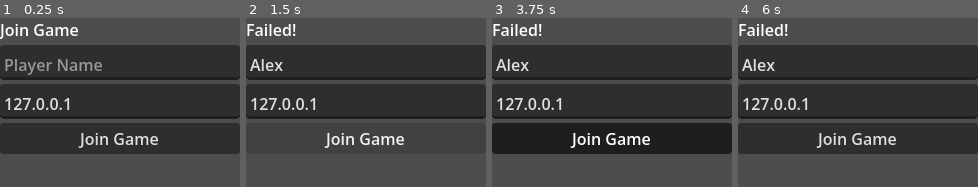
Above: before the commit, frames 1-4 (left to right).
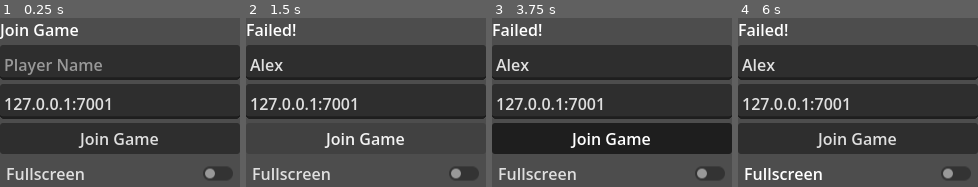
Above: after the commit, the same moments.

Repository: eikap/ggj-2026
Game: Godot game, scene res://Scenes/NetworkTest/LobbyTest.tscn
Two runs of this game, one before a commit and one after it. Both use one fixed random seed, a clock stepped at 60 frames per second and the inputs below.
Inputs (mouse positions are in pixels of both pictures, inside the frame that each line leads up to):
- Up to frame 1 (0.25 s): no input
- Up to frame 2 (1.5 s): click (366, 61) at 0.52 s; type "Alex" at 0.6 s; click "Join Game" at 1.25 s
- Up to frame 3 (3.75 s): move the mouse to (outside the picture) at 2.02 s; click (outside the picture) at 2.17 s; move the mouse to (outside the picture) at 2.77 s; click (outside the picture) at 2.92 s; move the mouse to (636, 137) at 3.52 s; click (636, 137) at 3.67 s
- Up to frame 4 (6 s): move the mouse to (outside the picture) at 4.27 s; click (outside the picture) at 4.42 s; move the mouse to (outside the picture) at 5.02 s; click (outside the picture) at 5.17 s; move the mouse to (786, 166) at 5.77 s; click (786, 166) at 5.92 s

The runs differ from the first frame. In frame 1, 2.4% of the frame differs, in the area x 2-98%, y 47-96%; in frame 2, 2.4%; in frame 3, 2.4%; in frame 4, 2.4%.

Commit message:
Added random player names

Diff:
--- /dev/null
+++ b/Assets/player_names.json
@@ -0,0 +1,46 @@
+{
+  "adjectives": [
+	"Swift",
+	"Mighty",
+	"Silent",
+	"Glorious",
+	"Cunning",
+	"Fierce",
+	"Brave",
+	"Sly",
+	"Vivid",
+	"Radiant",
+	"Epic",
+	"Lucky",
+	"Sturdy",
+	"Witty",
+	"Nimble",
+	"Bold",
+	"Shimmering",
+	"Thunderous",
+	"Pixelated",
+    "Quantum"
+  ],
+  "nouns": [
+	"Knight",
+	"Dragon",
+	"Wizard",
+	"Rogue",
+	"Guardian",
+	"Assassin",
+	"Sphinx",
+	"Vampire",
+	"Phoenix",
+	"Golem",
+	"Centaur",
+	"Ninja",
+	"Samurai",
+	"Goblin",
+	"Bard",
+	"Paladin",
+	"Mushroom",
+	"Waffle",
+	"Cactus",
+    "Banana"
+  ]
+}
--- a/Scenes/NetworkTest/LobbyTest.tscn
+++ b/Scenes/NetworkTest/LobbyTest.tscn
@@ -10,6 +10,7 @@
 ipInput = NodePath("VBoxContainer/IP")
 playerNameInput = NodePath("VBoxContainer/PlayerName")
 gameScene = "res://Scenes/Game.tscn"
+playerNames = "res://Assets/player_names.json"
 
 [node name="VBoxContainer" type="VBoxContainer" parent="." unique_id=1962825021]
 anchors_preset = 15
@@ -32,7 +33,7 @@
 [node name="IP" type="TextEdit" parent="VBoxContainer" unique_id=1231275400]
 custom_minimum_size = Vector2(0, 35)
 layout_mode = 2
-text = "127.0.0.1"
+text = "127.0.0.1:7001"
 
 [node name="Button2" type="Button" parent="VBoxContainer" unique_id=1380734735]
 layout_mode = 2
@@ -43,5 +44,10 @@
 layout_mode = 2
 text = "Start"
 
+[node name="CheckButton" type="CheckButton" parent="VBoxContainer" unique_id=973130147]
+layout_mode = 2
+text = "Fullscreen"
+
 [connection signal="pressed" from="VBoxContainer/Button2" to="." method="on_join_clicked"]
 [connection signal="pressed" from="VBoxContainer/StartButton" to="." method="on_start_clicked"]
+[connection signal="toggled" from="VBoxContainer/CheckButton" to="." method="_on_fullscreen_toggled"]
--- a/Scripts/lobby.gd
+++ b/Scripts/lobby.gd
@@ -10,8 +10,13 @@
 
 @export_file_path("*.tscn") var gameScene : String
 
+@export_file_path("*.json") var playerNames : String
+var player_name_adjectives	: Array[String] = []
+var player_name_nouns		: Array[String] = []
+
 func _enter_tree():
 	Network.player_connected.connect(player_connected)
+	load_player_names()
 
 	if OS.has_feature("dedicated_server"):
 		print("Server starting...")
@@ -19,8 +24,7 @@
 		return
 
 func on_host_clicked():
-	if(!playerNameInput.text.is_empty()):
-		Network.player_info.name = playerNameInput.text
+	Network.player_info.name = generate_random_name()
 	statusText.text = "Hosting..."
 	var result = Network.create_game()
 
@@ -35,8 +39,7 @@
 
 func on_join_clicked():
 	statusText.text = "Joining..."
-	if(!playerNameInput.text.is_empty()):
-		Network.player_info.name = playerNameInput.text
+	Network.player_info.name = generate_random_name()
 	var result = Network.join_game(ipInput.text)
 
 	if(result != OK):
@@ -51,5 +54,32 @@
 	return
 
 func player_connected(_peer_id, player_info):
-	statusText.text += "\n" + player_info.name + " Joined!"
+	if (_peer_id == multiplayer.get_unique_id()):
+		statusText.text += "\nYou (" + player_info.name + ") Joined!"
+	else:
+		statusText.text += "\n" + player_info.name + " Joined!"
 	return
+
+
+func _on_fullscreen_toggled(toggled_on: bool) -> void:
+	if toggled_on == true:
+		DisplayServer.window_set_mode(DisplayServer.WINDOW_MODE_FULLSCREEN)
+	else:
+		DisplayServer.window_set_mode(DisplayServer.WINDOW_MODE_WINDOWED)
+
+func load_player_names() -> bool:
+	var json_text : String = FileAccess.open(playerNames, FileAccess.READ).get_as_text()
+	var parse_result = JSON.parse_string(json_text)
+
+	if parse_result == null:
+		push_error("Failed to parse player names JSON")
+		return false
+
+	player_name_adjectives.assign(parse_result["adjectives"])
+	player_name_nouns.assign(parse_result["nouns"])
+	return true
+
+func generate_random_name() -> String:
+	var adj = player_name_adjectives[randi() % player_name_adjectives.size()]
+	var noun = player_name_nouns[randi() % player_name_nouns.size()]
+	return "%s %s" % [adj, noun]
--- a/Scripts/network.gd
+++ b/Scripts/network.gd
@@ -8,7 +8,7 @@
 signal server_disconnected
 
 const PORT = 7001
-const DEFAULT_SERVER_IP = "127.0.0.1" # IPv4 localhost
+const DEFAULT_SERVER_IP = "wss://ggj26-ws.nas.danieljbradshaw.co.uk" # IPv4 localhost
 const MAX_CONNECTIONS = 20
 
 # This will contain player info for every player,
@@ -34,10 +34,11 @@
 
 
 func join_game(address = ""):
-	if address.is_empty():
+	if OS.has_feature("production"):
 		address = DEFAULT_SERVER_IP
+
 	var peer = WebSocketMultiplayerPeer.new()
-	var error = peer.create_client(address+":"+ str(PORT))
+	var error = peer.create_client(address)
 	if error:
 		return error
 	multiplayer.multiplayer_peer = peer
